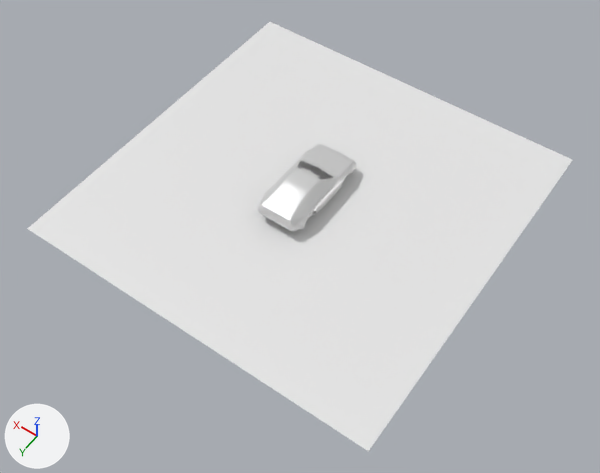
One commit to the Blender file body4.blend: the scene before it, then after it.
One viewpoint serves both versions: a 50 mm lens placed at (-11.55, 16.76, 22.85), pointed at (-0.63, 1.46, -1.18). Every picture has the same lights, and +X, +Y and +Z are marked at lower left.
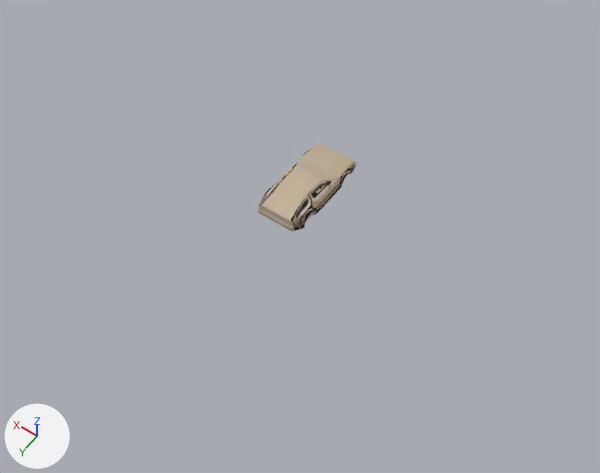
Changed parts and their boxes [x1, y1, x2, y2] in the pictures (600 x 473 px; the box of a moved part takes in the faces that stretch with it):
'Plane.001', hidden: before [27, 22, 572, 451]
part 1 of me_plane, moved or reshaped: [259, 157, 341, 226] in both
part 2 of me_plane, recoloured (grey to beige): [257, 144, 356, 231] in both

The change, as a diff of the scene's bpy script:
```diff
--- a/body4.blend.py
+++ b/body4.blend.py
@@ img_side_jpg @@
+img_side_jpg = load_image('side.jpg', 'side.jpg', 5312, 2988, 'sRGB')
@@ mat_material_002 @@
+mat_material_002 = diffuse_material('Material.002')
+mat_material_002.texture = img_side_jpg
@@ me_plane @@
 # used by ob_plane; location = (0.0, -1.26, 0.0); scale = (0.706, 0.706, 0.706)
-me_plane.from_pydata(...)  # 326 vertices, 298 faces; spans x 0.0..1.38, y -0.99..4.85, z -0.47..0.88
-me_plane.materials.append(mat_material_001)
+me_plane.from_pydata(...)  # 350 vertices, 321 faces; spans x 0.0..1.38, y -0.99..4.85, z -0.47..0.88
+# me_plane part 1
+# 18 vertices are removed from x 0.0..1.37, y 1.74..2.87, z -0.47..0.83
+# 47 faces are deleted
+# 5 vertices in x 0.0..1.34, y 2.22..2.23, z -0.47..-0.27 move by (0.0, 0.16, 0.0)
+# 3 vertices in x 0.66..0.76, y 3.55..4.56, z 0.5..0.73 move by (0.05, 0.0, 0.0)
+# 3 vertices in x 1.32..1.37, y 2.23..2.43, z -0.08..0.25 move by (0.0, 0.24, 0.0)
+# 3 vertices in x 0.0..1.34, y 1.42, z -0.47 move by (0.0, -0.11, 0.0)
+# 20 vertices move from x 0.0..1.37, y 1.01..4.72, z -0.47..0.87 to x 0.0..1.37, y 1.01..4.72, z -0.47..0.88
+# 37 vertices are added at x 0.0..1.37, y 1.05..4.7, z -0.47..0.82
+# 5 new vertices lie (0.0, 0.31, 0.0) away from vertices in x 0.0..1.34, y 1.41..1.42, z -0.47..-0.27
+# 70 new faces join them
+# me_plane part 2: 251 faces spanning x 0.0..1.38, y -0.99..4.85, z -0.47..0.88 switch from mat_material to mat_material_002 (picture img_side_jpg)
@@ ob_plane_001 @@
 ob_plane_001.scale = (7.27, 7.27, 7.27)
+ob_plane_001.hide_set(True)  # its collection is switched off
```
